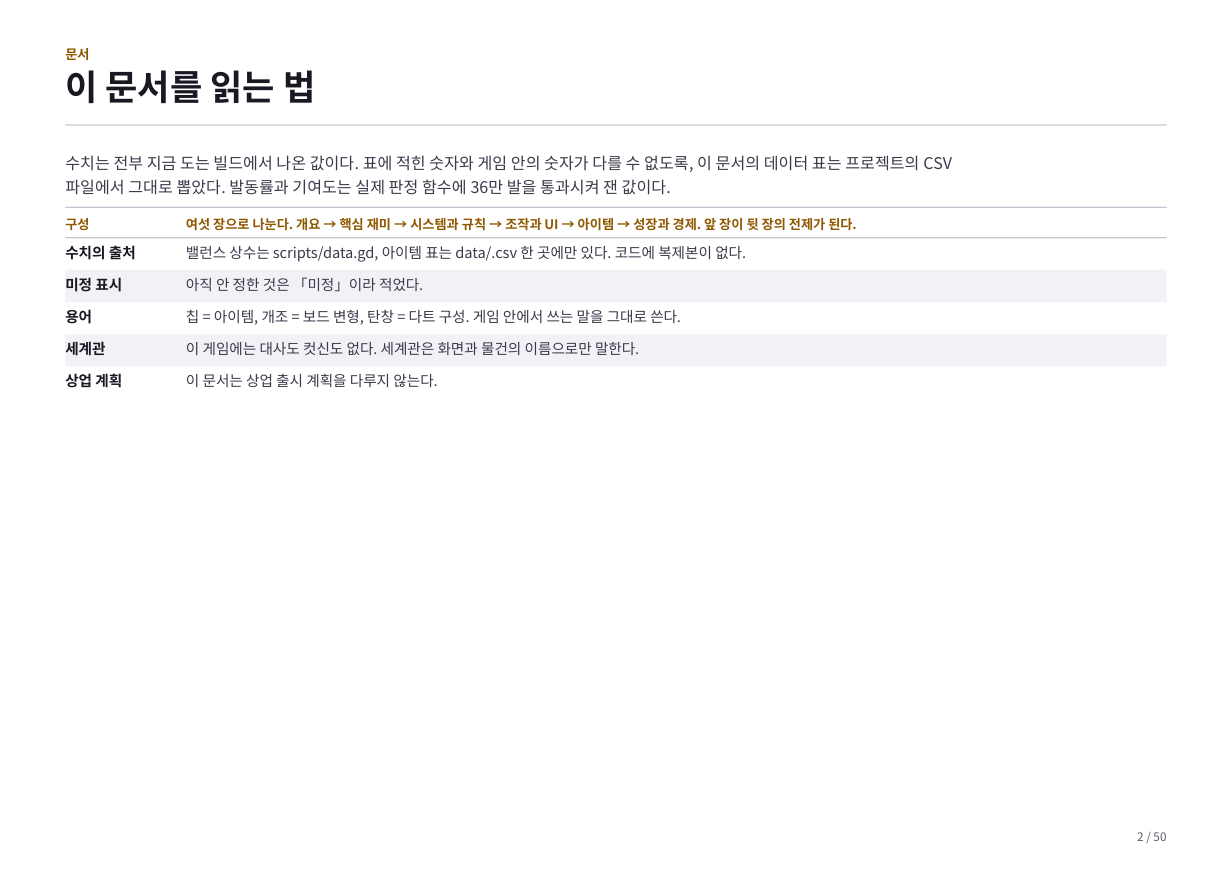
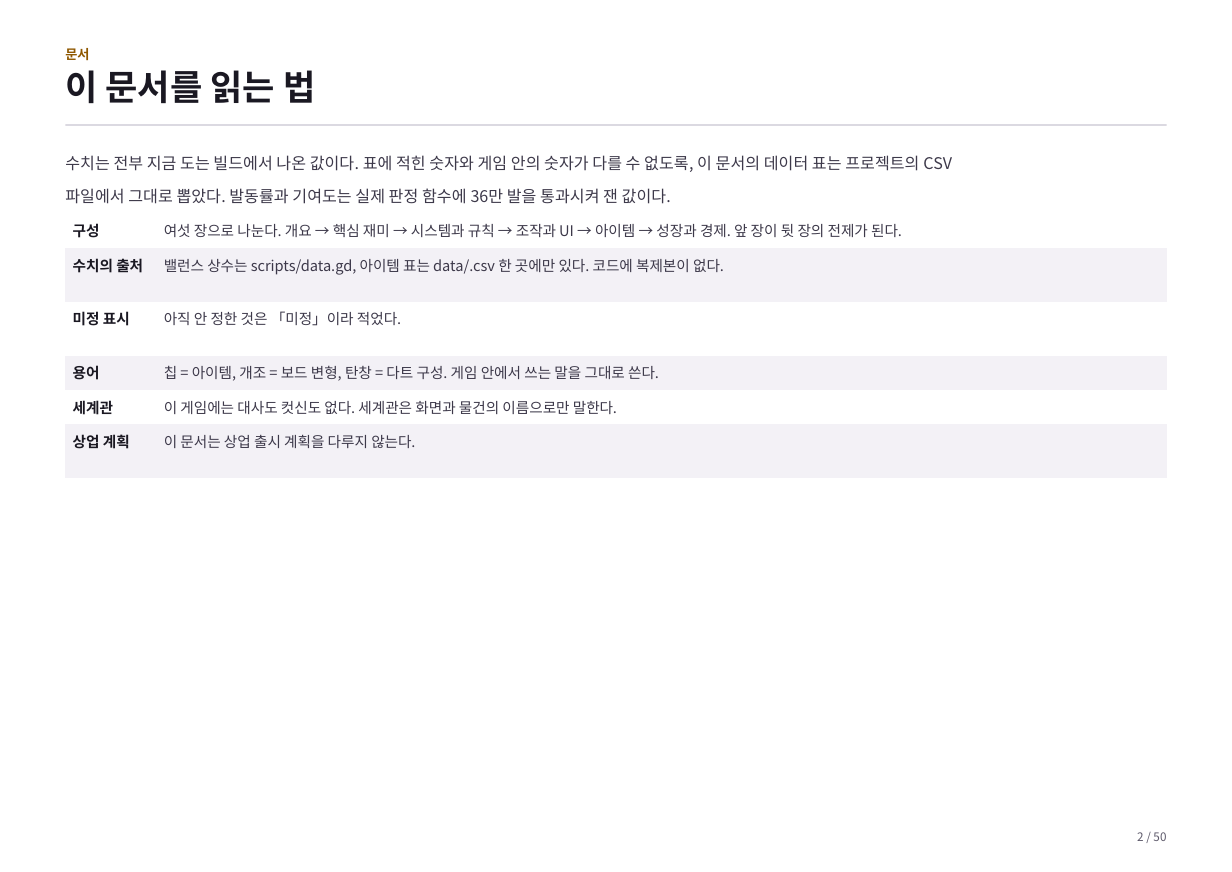
Before and after one commit to GGbong69/test-03, a slide deck: slide 2 of docs/기획서.pptx. Drawn at 1232x872 pixels with LibreOffice and Linux fonts; fonts in the diff are those of the drawing. Boxes give left, top, right and bottom in pixels: in the first picture for what was removed or moved away, otherwise in the second. Text is boxed around its words. In the diff, an @@ line names an element or a change of style, - is before the commit and + after.

```diff
--- a/docs/기획서.pptx
+++ b/docs/기획서.pptx
@@ text at [65,188,671,204]: more space between paragraphs @@
@@ rectangle removed at [65,207,1167,208] @@
@@ text removed at [65,218,89,231] @@
-구성
@@ rectangle removed at [65,237,1167,238] @@
@@ table added at [65,214,1167,477], 6 rows, 2 columns @@
+구성 | 여섯 장으로 나눈다. 개요 → 핵심 재미 → 시스템과 규칙 → 조작과 UI → 아이템 → 성장과 경제. 앞 장이 뒷 장의 전제가 된다.
+수치의 출처 | 밸런스 상수는 scripts/data.gd, 아이템 표는 data/.csv 한 곳에만 있다. 코드에 복제본이 없다.
+미정 표시 | 아직 안 정한 것은 「미정」이라 적었다.
+용어 | 칩 = 아이템, 개조 = 보드 변형, 탄창 = 다트 구성. 게임 안에서 쓰는 말을 그대로 쓴다.
+세계관 | 이 게임에는 대사도 컷신도 없다. 세계관은 화면과 물건의 이름으로만 말한다.
+상업 계획 | 이 문서는 상업 출시 계획을 다루지 않는다.
@@ text removed at [186,218,856,231] @@
-여섯 장으로 나눈다. 개요 → 핵심 재미 → 시스템과 규칙 → 조작과 UI → 아이템 → 성장과 경제. 앞 장이 뒷 장의 전제가 된다.
@@ text removed at [65,245,136,260] @@
-수치의 출처
@@ text removed at [186,246,746,262] @@
-밸런스 상수는 scripts/data.gd, 아이템 표는 data/.csv 한 곳에만 있다. 코드에 복제본이 없다.
@@ rectangle removed at [65,270,1167,301] @@
@@ text removed at [65,277,122,292] @@
-미정 표시
@@ text removed at [186,277,423,292] @@
-아직 안 정한 것은 「미정」이라 적었다.
@@ text removed at [65,309,92,324] @@
-용어
@@ text removed at [186,309,681,325] @@
-칩 = 아이템, 개조 = 보드 변형, 탄창 = 다트 구성. 게임 안에서 쓰는 말을 그대로 쓴다.
@@ rectangle removed at [65,334,1167,366] @@
@@ text removed at [65,341,105,356] @@
-세계관
@@ text removed at [186,342,639,355] @@
-이 게임에는 대사도 컷신도 없다. 세계관은 화면과 물건의 이름으로만 말한다.
@@ text removed at [65,373,122,388] @@
-상업 계획
@@ text removed at [186,374,437,387] @@
-이 문서는 상업 출시 계획을 다루지 않는다.
```
Also in this commit, not shown: 49 other slides changed, 1 other file.
